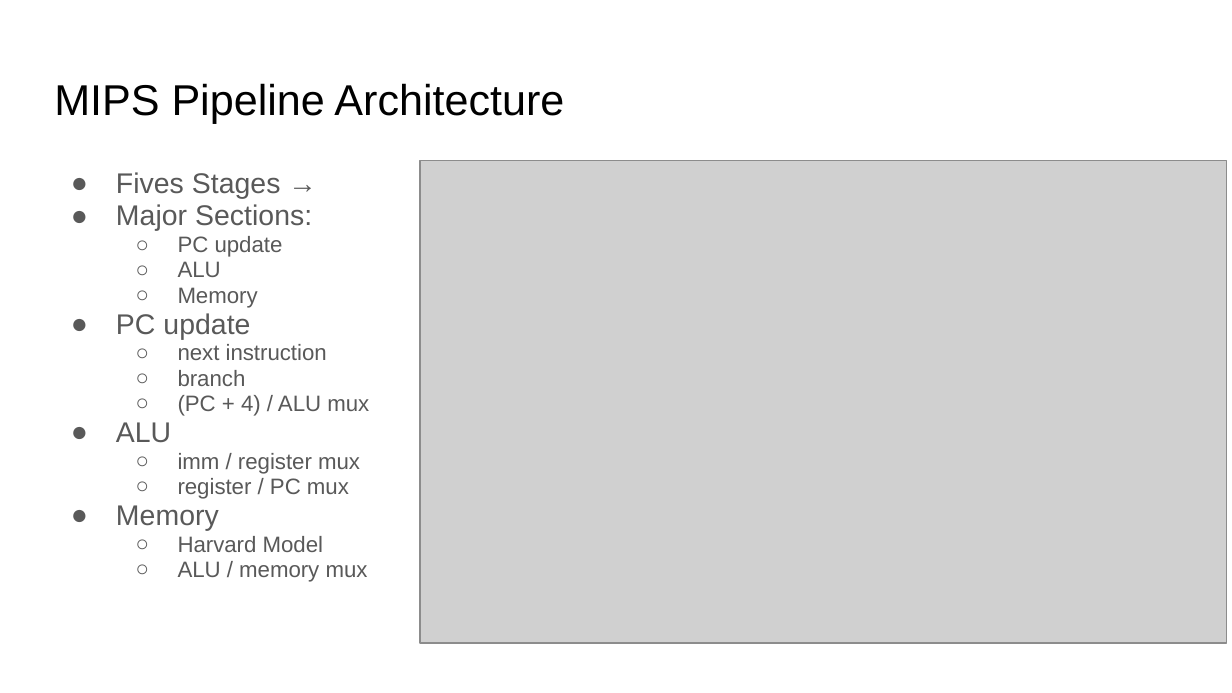
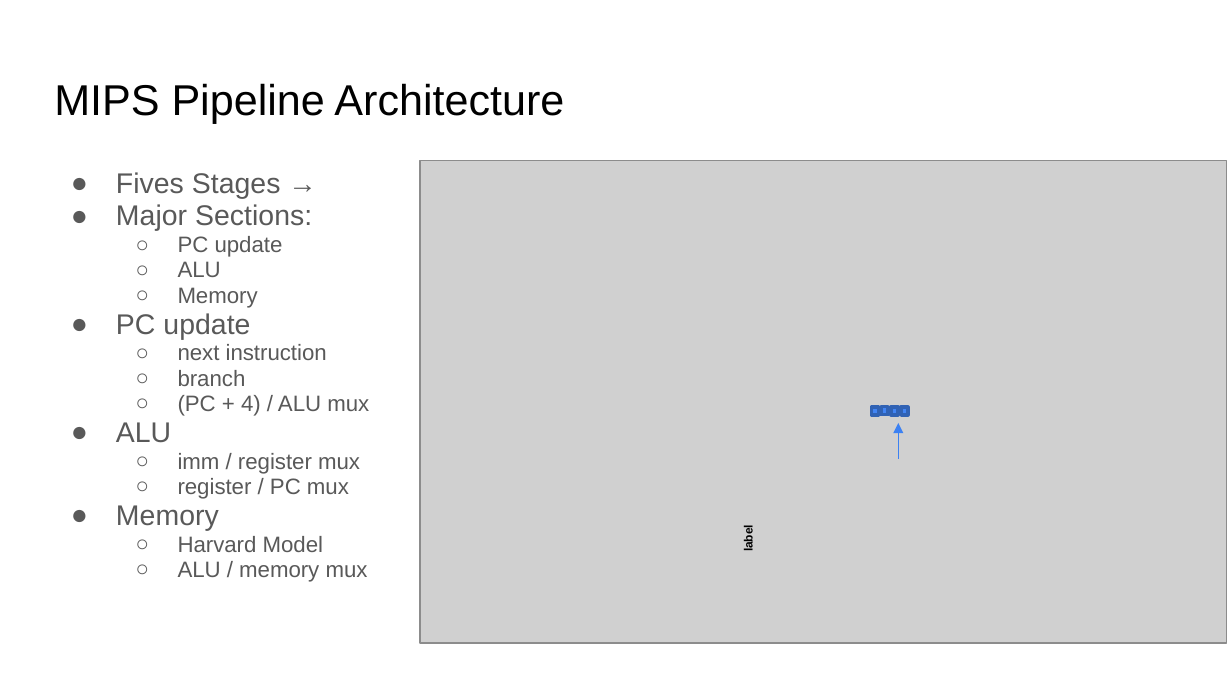
Before and after one commit to COMP122/comp122-s23, a slide deck: slide 12 of digital-logic/documents/.hidden/State and MicroArchitecture.pptx. Drawn at 1232x693 pixels with LibreOffice and Linux fonts; fonts in the diff are those of the drawing; grey boxes stand for pictures. Boxes give left, top, right and bottom in pixels: in the first picture for what was removed or moved away, otherwise in the second. Text is boxed around its words. In the diff, an @@ line names an element or a change of style, - is before the commit and + after.

```diff
--- a/digital-logic/documents/.hidden/State and MicroArchitecture.pptx
+++ b/digital-logic/documents/.hidden/State and MicroArchitecture.pptx
@@ group added at box(871, 407, 908, 415): 4 rectangles @@
@@ arrow added from (898, 458) to (898, 423), #3C81F3 0.75 pt @@
@@ text added at box(742, 527, 755, 550), 7 pt, text #000000, bold @@
+label
```
Also in this commit, not shown: 2 other slides changed, 1 slide added, 1 slide removed, 1 other file.
